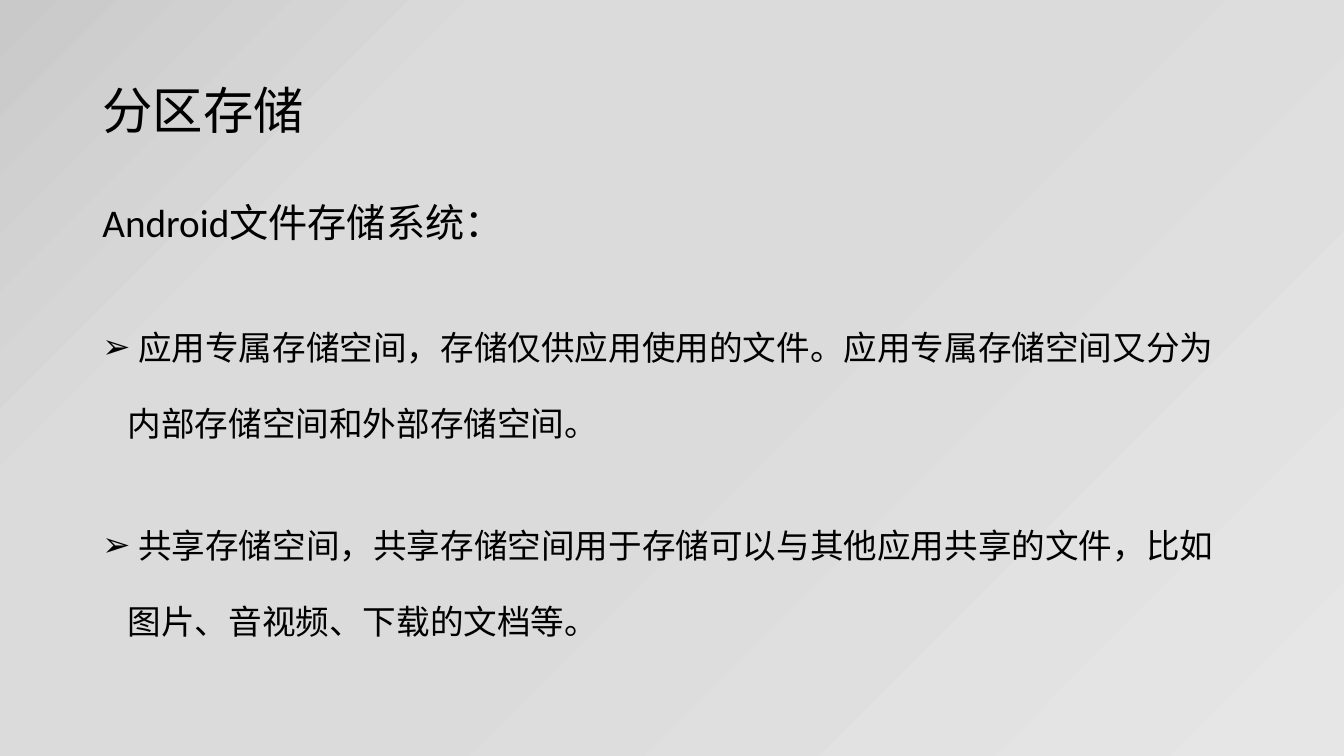
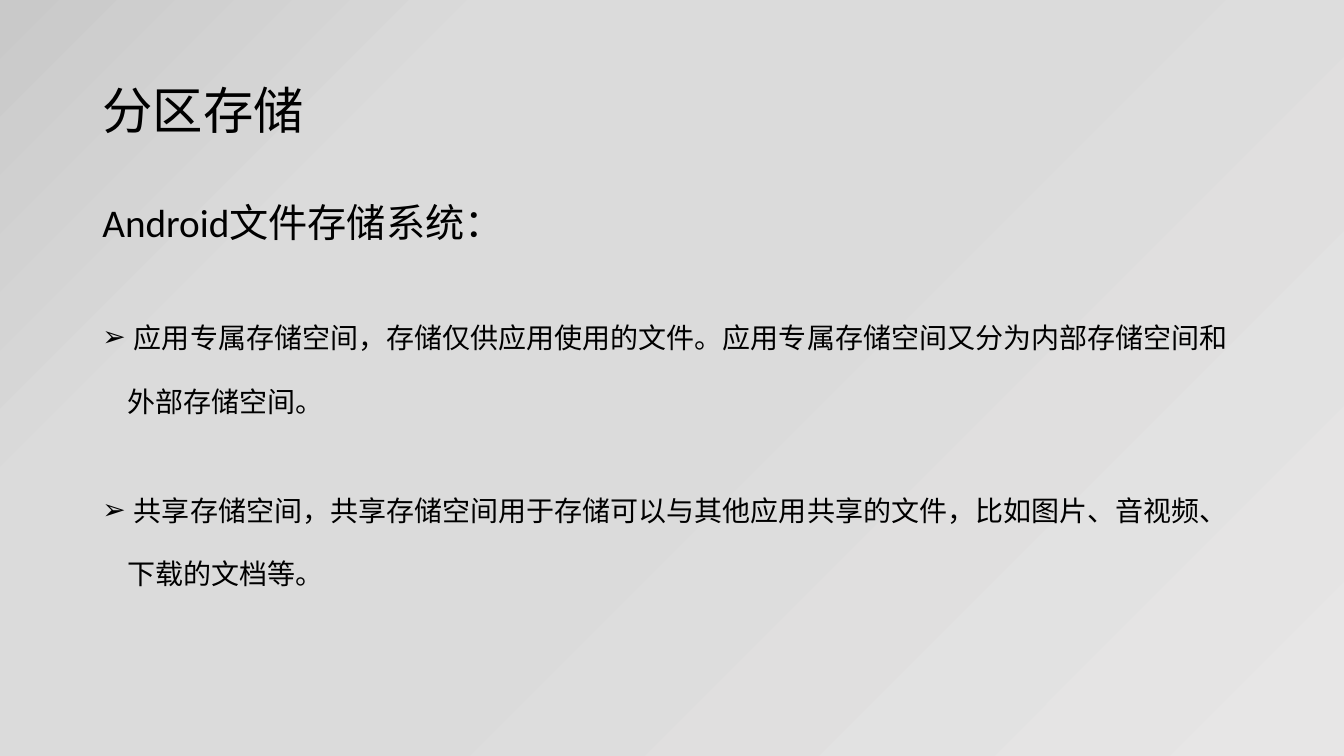
Before and after one commit to jianjunxiao/Adaptation, a slide deck: slide 4 of Android10、11适配.pptx. Drawn at 1344x756 pixels with LibreOffice and Linux fonts; fonts in the diff are those of the drawing. Boxes give left, top, right and bottom in pixels: in the first picture for what was removed or moved away, otherwise in the second. Text is boxed around its words. In the diff, an @@ line names an element or a change of style, - is before the commit and + after.

```diff
--- a/Android10、11适配.pptx
+++ b/Android10、11适配.pptx
@@ text at (128,324,1228,587): size 24 to 20 pt in "应用专属存储空间，存储仅供应用使用的文件。应用专属存储空间又分为内部存储空间和外部存储空间。", "共享存储空间，共享存储空间用于存储可以与其他应用共享的文件，比如图片、音视频、下载的文档等。" @@
```
Also in this commit, not shown: 7 other slides changed, 3 other files.
